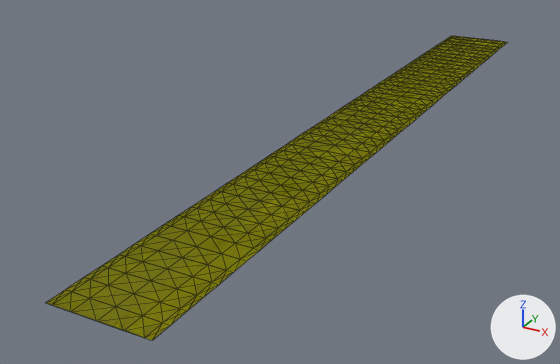
What one commit did to the COLLADA model models/pipe_small/meshes/pipe_small.dae.
Camera for both pictures: a 50 mm camera at (0.344, -0.352, 0.317) aimed at (-0.08, 0.42, -0.068). Lighting does not change. The marker at lower right points along +X, +Y and +Z. The first picture is the older version. Mesh edges are drawn as thin lines. Vertices at exactly the same position are counted once.
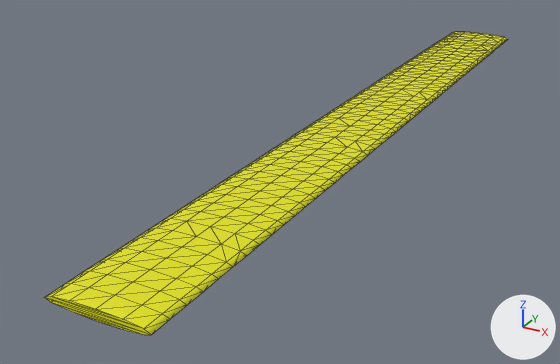
Diff of the bpy script that builds the scene:
```diff
--- a/models/pipe_small/meshes/pipe_small.dae.py
+++ b/models/pipe_small/meshes/pipe_small.dae.py
@@ me_nurbspath @@
 # used by ob_nurbspath; location = (0.0, 0.5, 0.0)
-me_nurbspath.from_pydata(...)  # 576 vertices, 1148 faces; spans x -0.05..0.05, y -0.5..0.5, z 0.0
+me_nurbspath.from_pydata(...)  # 576 vertices, 1148 faces; spans x -2.0..2.0, y -0.2..0.2, z -0.2..0.2
+# me_nurbspath part 1: 576 of 576 vertices moved; they spanned x -0.05..0.05, y -0.5..0.5, z 0.0 and now span x -2.0..2.0, y -0.2..0.2, z -0.2..0.2; mean shift (0.0, 0.0, 0.0)
 me_nurbspath.materials.append(mat_material_001)
@@ ob_nurbspath @@
 ob_nurbspath = bpy.data.objects.new('NurbsPath', me_nurbspath)
-ob_nurbspath.location = (0.0, 0.5, 0.0)
+ob_nurbspath.location = (0.0, 0.5, 0.005)
+ob_nurbspath.rotation_euler = (0.0, 0.0, -1.571)  # degrees (0, 0, -90)
+ob_nurbspath.scale = (0.25, 0.25, 0.025)
```

Changed parts and their boxes (x1, y1, x2, y2) in the pictures (560 x 364 px):
'NurbsPath', reshaped, moved, turned, rescaled: before (46, 36, 507, 340); after (45, 32, 508, 335)
